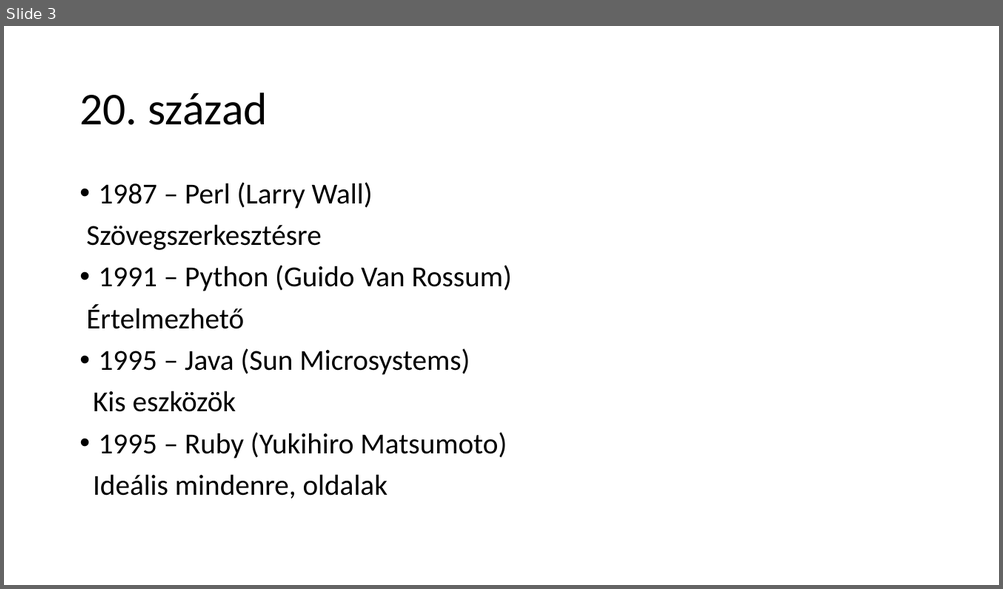
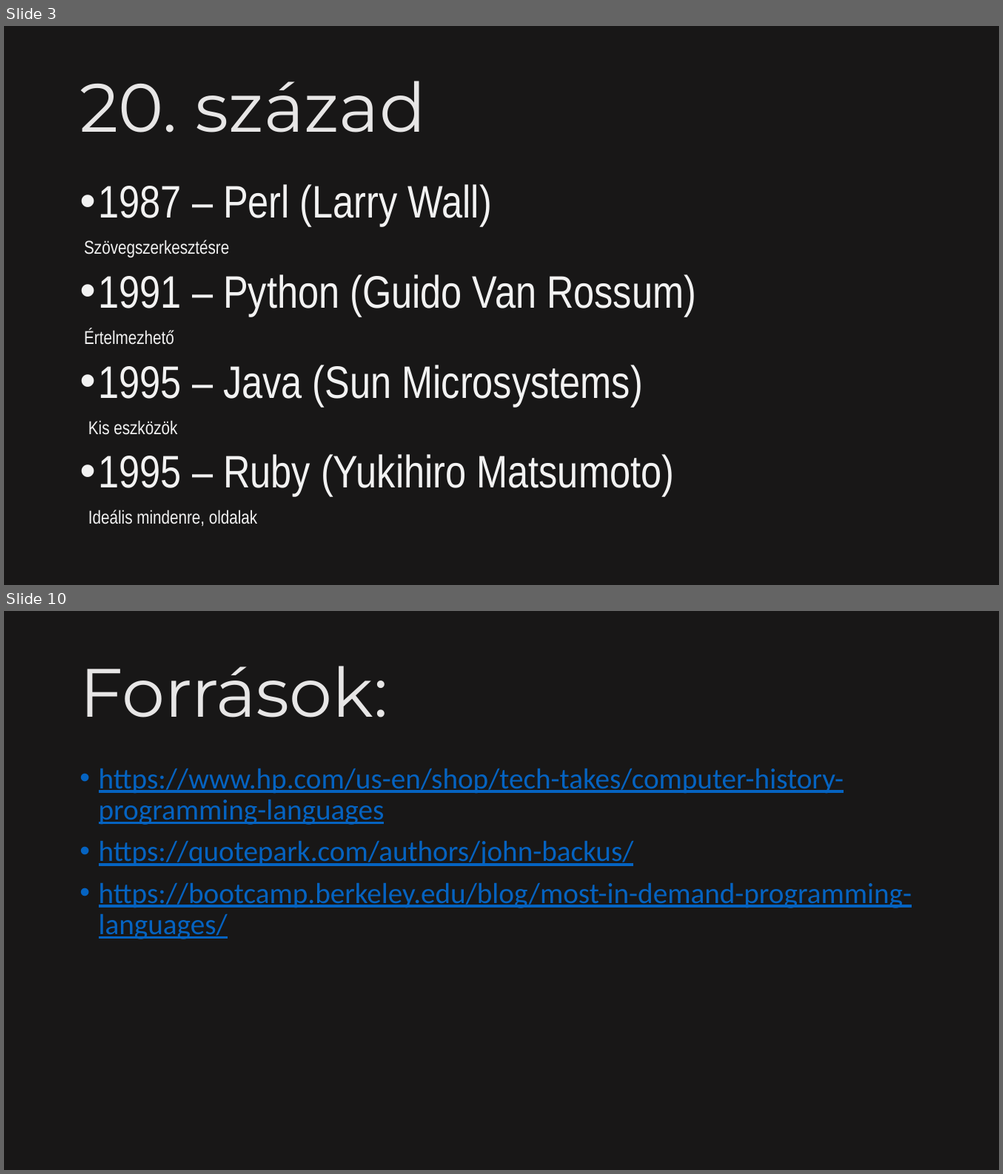
Before and after one commit to PiciMadar/IKTproba01, a slide deck: szakmaivalamiigen.pptx. Shown one above the other, each under a label of ours: slide 3 before the commit, slides 3 and 10 after it; the slides between them are not shown. The pictures are 1003x589 and 1003x1174 pixels, drawn with LibreOffice and Linux fonts; fonts in the diff are those of the drawing. Boxes give left, top, right and bottom in pixels: in the first picture for what was removed or moved away, otherwise in the second. Text is boxed around its words. In the diff, an @@ line names an element or a change of style, - is before the commit and + after.

Commit message:
Folytattam a PPTt
Hozzáadtam minden szépet.

```diff
--- a/szakmaivalamiigen.pptx
+++ b/szakmaivalamiigen.pptx
@@ slide 10 added at (4, 611, 999, 1170), background #181717 @@
@@ title added at (79, 666, 387, 718), 66 pt, text #E7E6E6 @@
+Források:
@@ text added at (99, 769, 911, 940), 28 pt, text #0563C1, underline @@
+• https://www.hp.com/us-en/shop/tech-takes/computer-history-programming-languages
+• https://quotepark.com/authors/john-backus/
+• https://bootcamp.berkeley.edu/blog/most-in-demand-programming-languages/
@@ slide 3 changed as well @@
@@ background #FFFFFF to #181717 @@
@@ title "20. század" at (79, 81, 426, 133): size 44 to 66 pt, font Calibri to Montserrat, text colour #000000 to #E7E6E6 @@
@@ text "1987 – Perl (Larry Wall)" at (84, 184, 696, 527): size 28 to 44 pt in "1987 – Perl (Larry Wall)", "1991 – Python (Guido Van Rossum)", "1995 – Java (Sun Microsystems)", "1995 – Ruby (Yukihiro Matsumoto)"; font Calibri to Arial Narrow, text colour #000000 to #F2F2F2; size 28 to 18 pt in "Szövegszerkesztésre", "Értelmezhető", "Kis eszközök", "Ideális mindenre, oldalak" @@
```
Also in this commit, not shown: 2 other slides changed, 6 other slides added, 7 slides removed.
